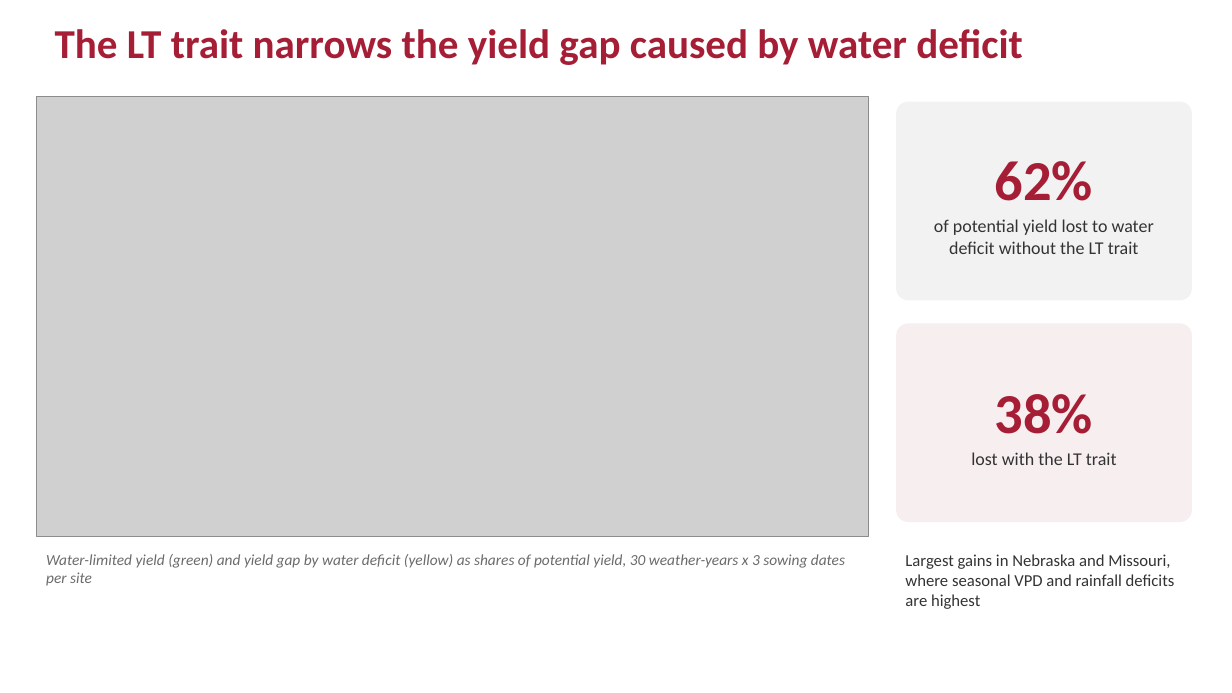
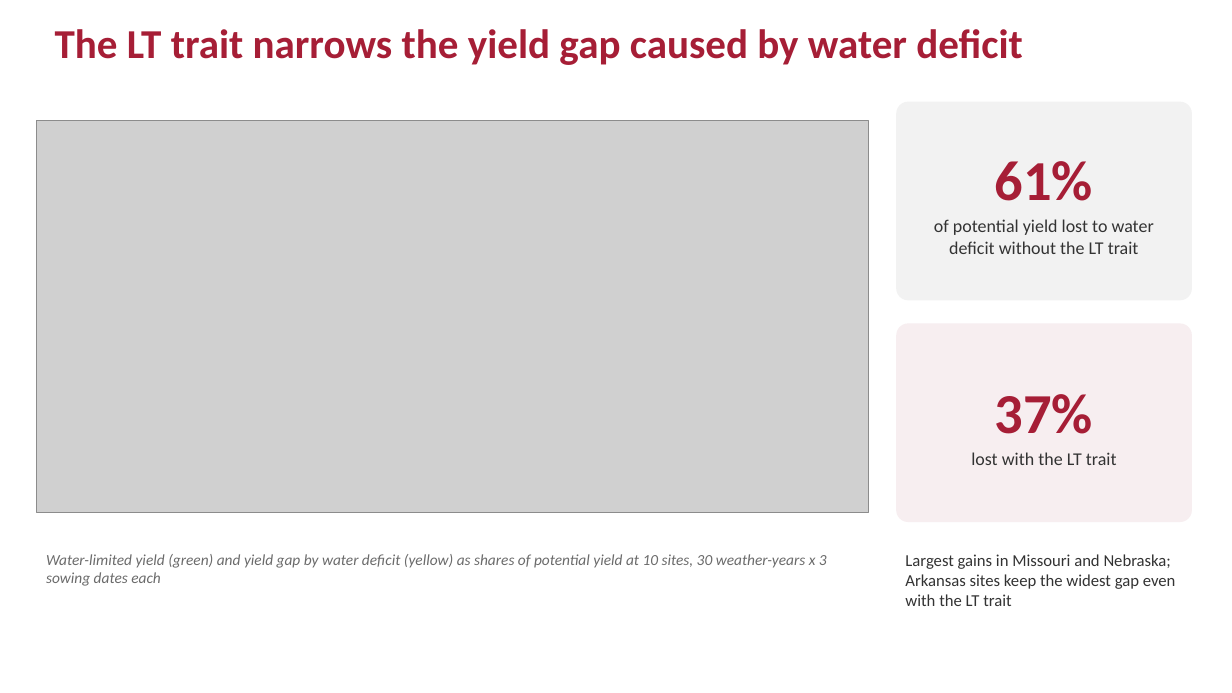
Before and after one commit to ElvisElli/LT-trait, a slide deck: slide 16 of ASA-2026-Elli-LT-trait.pptx. Drawn at 1232x693 pixels with LibreOffice and Linux fonts; fonts in the diff are those of the drawing; grey boxes stand for pictures. Boxes give left, top, right and bottom in pixels: in the first picture for what was removed or moved away, otherwise in the second. Text is boxed around its words. In the diff, an @@ line names an element or a change of style, - is before the commit and + after.

```diff
--- a/ASA-2026-Elli-LT-trait.pptx
+++ b/ASA-2026-Elli-LT-trait.pptx
@@ picture: place and size @@
-picture at (37, 96, 869, 536)
+picture at (37, 121, 869, 513)
@@ text in rounded rectangle at (995, 161, 1093, 201): text changed @@
-62%
+61%
@@ text in rounded rectangle at (995, 394, 1093, 434): text changed @@
-38%
+37%
@@ text at (46, 554, 827, 586): text changed @@
-Water-limited yield (green) and yield gap by water deficit (yellow) as shares of potential yield, 30 weather-years x 3 sowing dates per site
+Water-limited yield (green) and yield gap by water deficit (yellow) as shares of potential yield at 10 sites, 30 weather-years x 3 sowing dates each
@@ text at (905, 554, 1176, 606): text changed @@
-Largest gains in Nebraska and Missouri, where seasonal VPD and rainfall deficits are highest
+Largest gains in Missouri and Nebraska; Arkansas sites keep the widest gap even with the LT trait
```
Also in this commit, not shown: 9 other slides changed, 18 other files.
